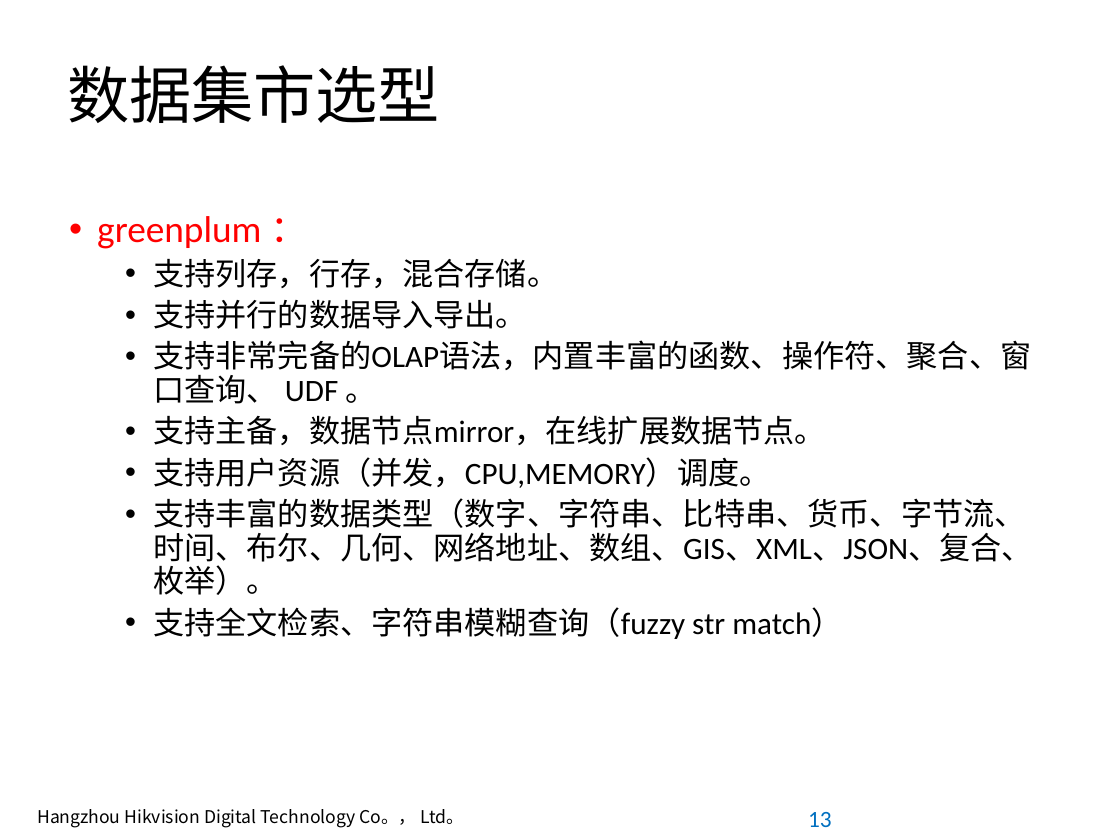
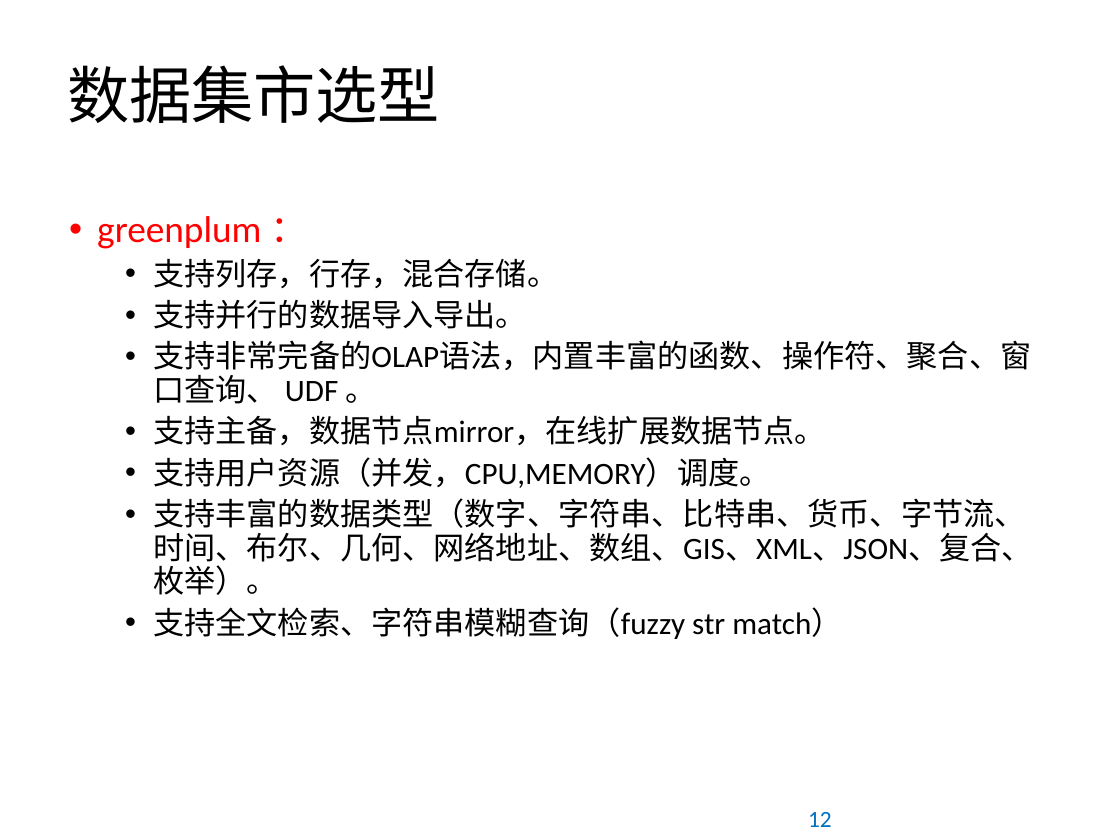
Before and after one commit to anancds/ansible, a slide deck: slide 12 of ppt/数据挖掘平台设计-0.1.pptx (slide 13 before the commit). Drawn at 1120x840 pixels with LibreOffice and Linux fonts; fonts in the diff are those of the drawing; background and template pictures are left out. Boxes give left, top, right and bottom in pixels: in the first picture for what was removed or moved away, otherwise in the second. Text is boxed around its words. In the diff, an @@ line names an element or a change of style, - is before the commit and + after.

Commit message:
update

```diff
--- a/ppt/数据挖掘平台设计-0.1.pptx
+++ b/ppt/数据挖掘平台设计-0.1.pptx
@@ free removed at [37, 806, 504, 832] @@
-Hangzhou Hikvision Digital Technology Co。， Ltd。
@@ page number at [808, 812, 832, 827]: text changed @@
-13
+12
```
Also in this commit, not shown: 11 other slides changed, 1 slide removed.
